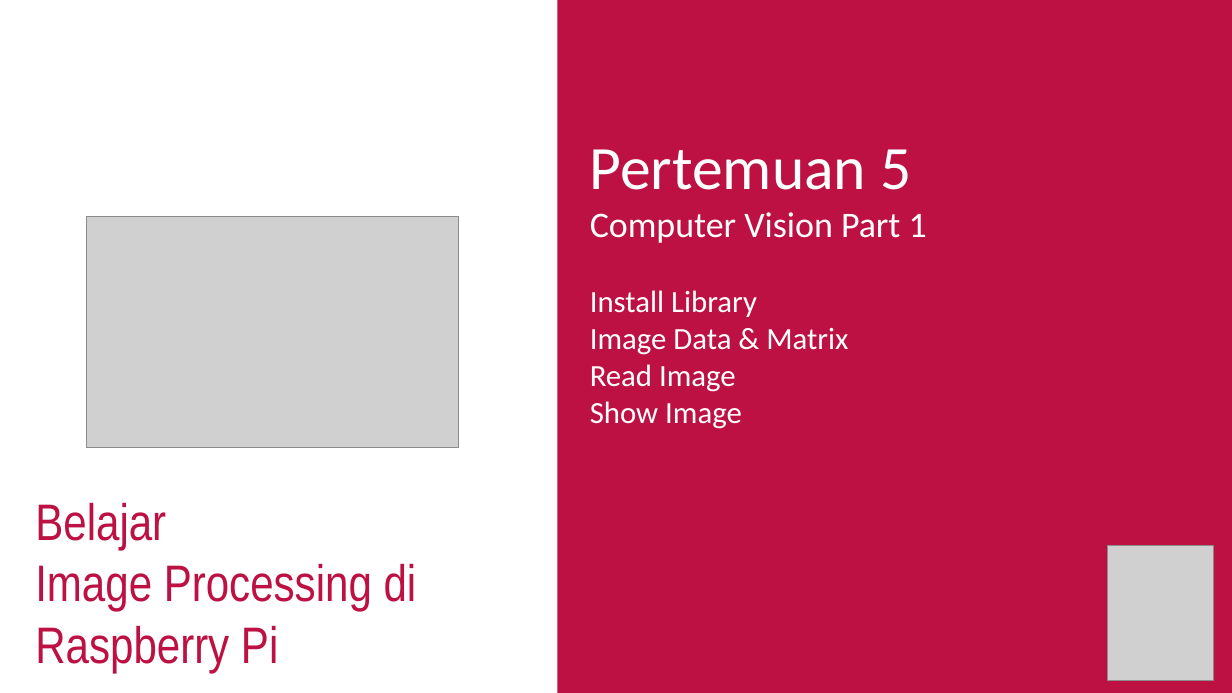
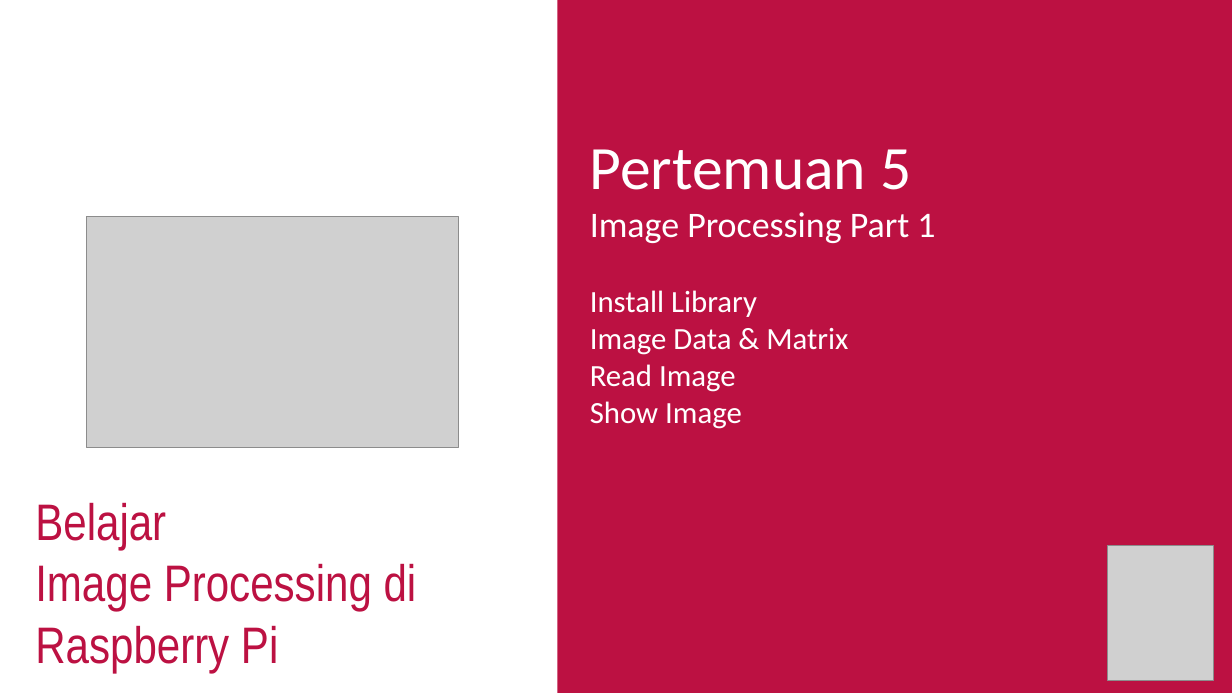
Before and after one commit to Muhammad-Yunus/Materi-Training, a slide deck: slide 1 of A. Raspberry Pi - Image Processing/#5 - Computer Vision Part 1 (read, show, write image)/P5 - Computer Vision Part 1 (read, show, write image).pptx. Drawn at 1232x693 pixels with LibreOffice and Linux fonts; fonts in the diff are those of the drawing; grey boxes stand for pictures. Boxes give left, top, right and bottom in pixels: in the first picture for what was removed or moved away, otherwise in the second. Text is boxed around its words. In the diff, an @@ line names an element or a change of style, - is before the commit and + after.

```diff
--- a/A. Raspberry Pi - Image Processing/#5 - Computer Vision Part 1 (read, show, write image)/P5 - Computer Vision Part 1 (read, show, write image).pptx
+++ b/A. Raspberry Pi - Image Processing/#5 - Computer Vision Part 1 (read, show, write image)/P5 - Computer Vision Part 1 (read, show, write image).pptx
@@ text at (590, 212, 935, 243): text changed @@
-Computer Vision Part 1
+Image Processing Part 1
```
Also in this commit, not shown: 4 other slides changed, 1 slide added, 2 other files.
